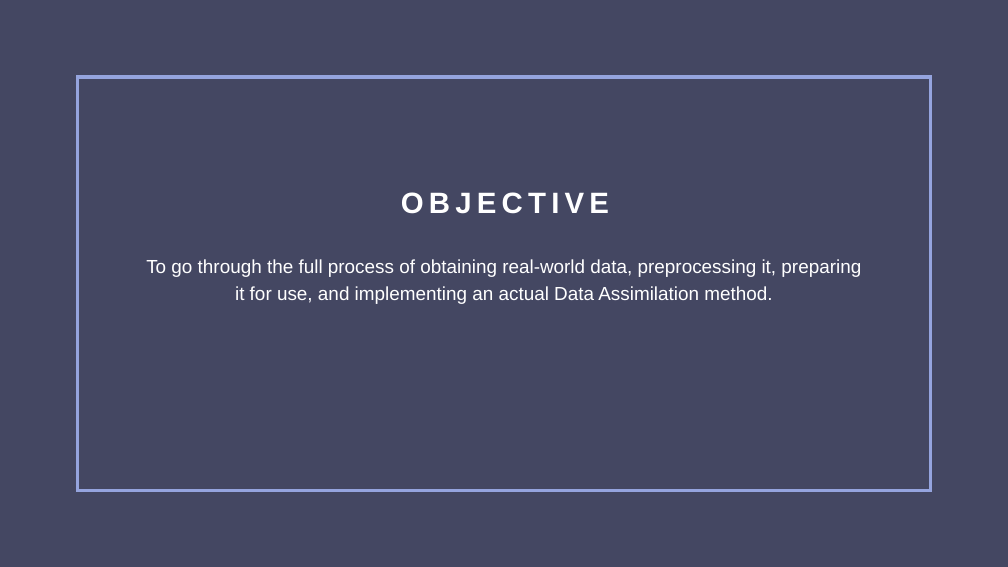
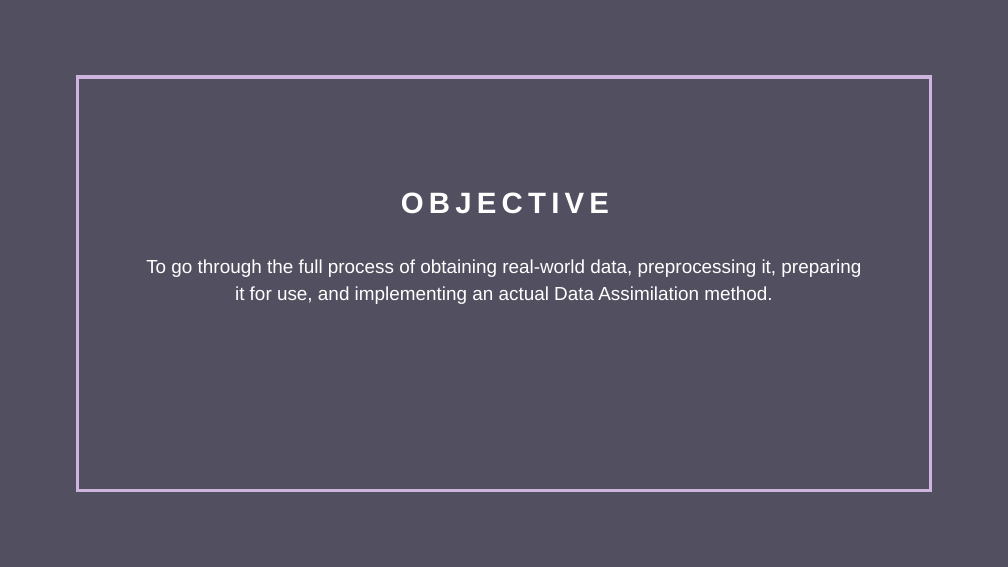
Before and after one commit to MarioShontz/GPS_DA, a slide deck: slide 2 of An Adventure with the Ensemble Kalman Filter.pptx. Drawn at 1008x567 pixels with LibreOffice and Linux fonts; fonts in the diff are those of the drawing. Boxes give left, top, right and bottom in pixels: in the first picture for what was removed or moved away, otherwise in the second. Text is boxed around its words. In the diff, an @@ line names an element or a change of style, - is before the commit and + after.

```diff
--- a/An Adventure with the Ensemble Kalman Filter.pptx
+++ b/An Adventure with the Ensemble Kalman Filter.pptx
@@ background #444863 to #515060 @@
@@ rectangle at [77, 77, 931, 490]: outline #95A4DE 3 pt to #CEB5DD 3 pt @@
```
Also in this commit, not shown: 2 other slides changed, 7 slides added, 5 other files.
